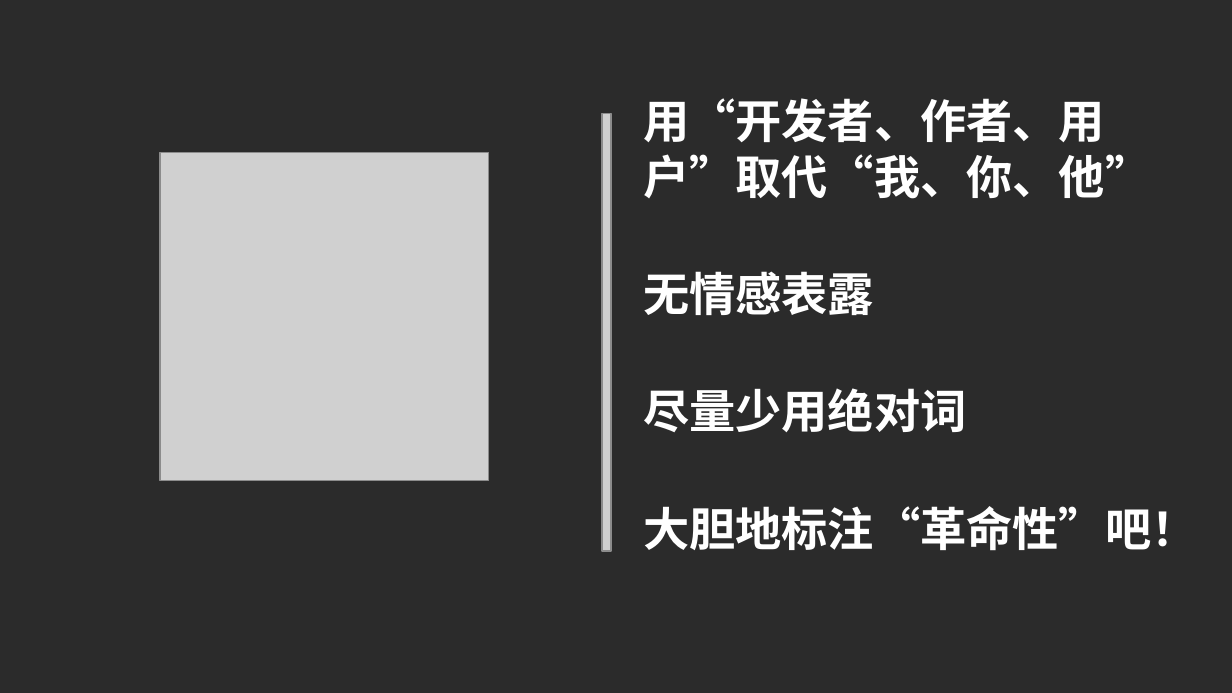
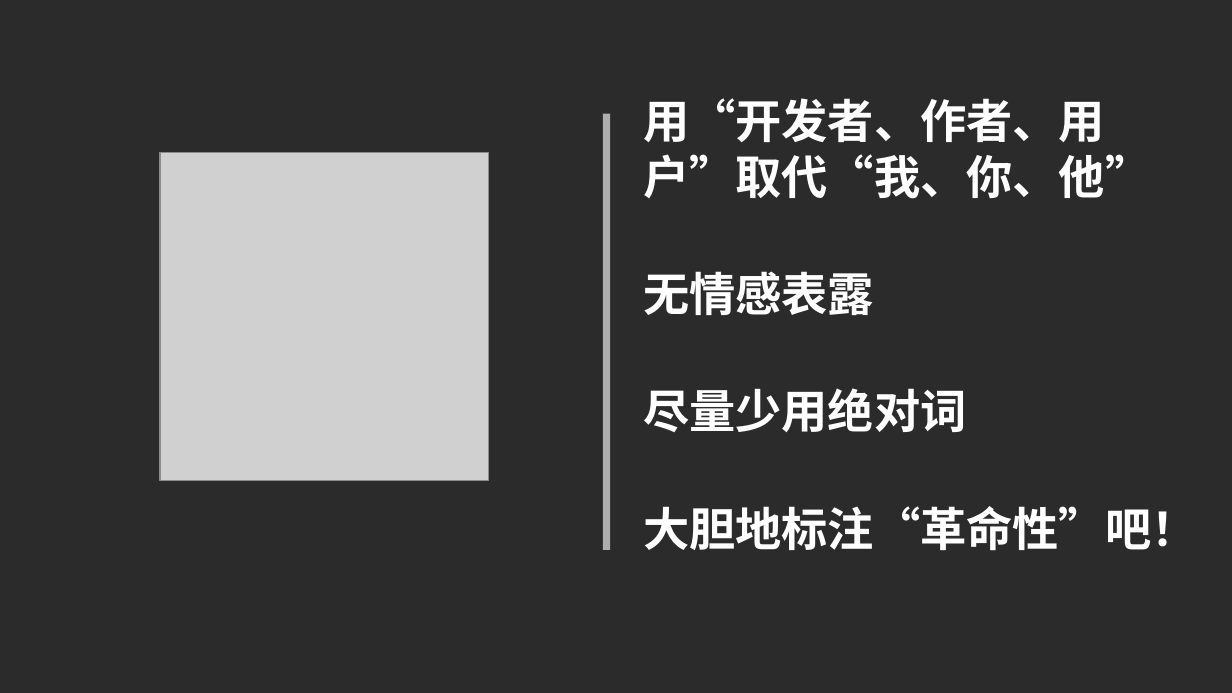
Before and after one commit to SUTFutureCoder/keynote_20141225, a slide deck: slide 25 of keynote2.ppt (slide 27 before the commit). Drawn at 1232x693 pixels with LibreOffice and Linux fonts; fonts in the diff are those of the drawing; grey boxes stand for pictures; background and template pictures are left out; a plain dark background stands for a picture behind light text. Boxes give left, top, right and bottom in pixels: in the first picture for what was removed or moved away, otherwise in the second. Text is boxed around its words. In the diff, an @@ line names an element or a change of style, - is before the commit and + after.

```diff
--- a/keynote2.ppt
+++ b/keynote2.ppt
@@ picture removed at [602,113,611,551] @@
@@ line added from (606, 113) to (606, 551), #FFFFFF 4.25 pt @@
```
Also in this commit, not shown: 7 other slides changed, 23 slides added, 17 slides removed, 1 other file.
